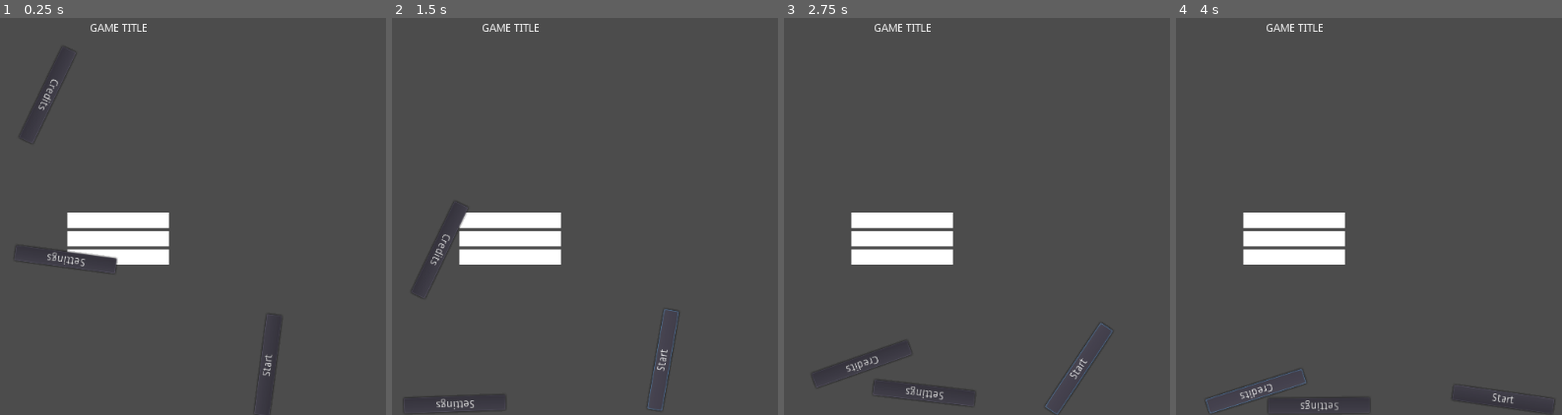
Above: before the commit, frames 1-4 (left to right).
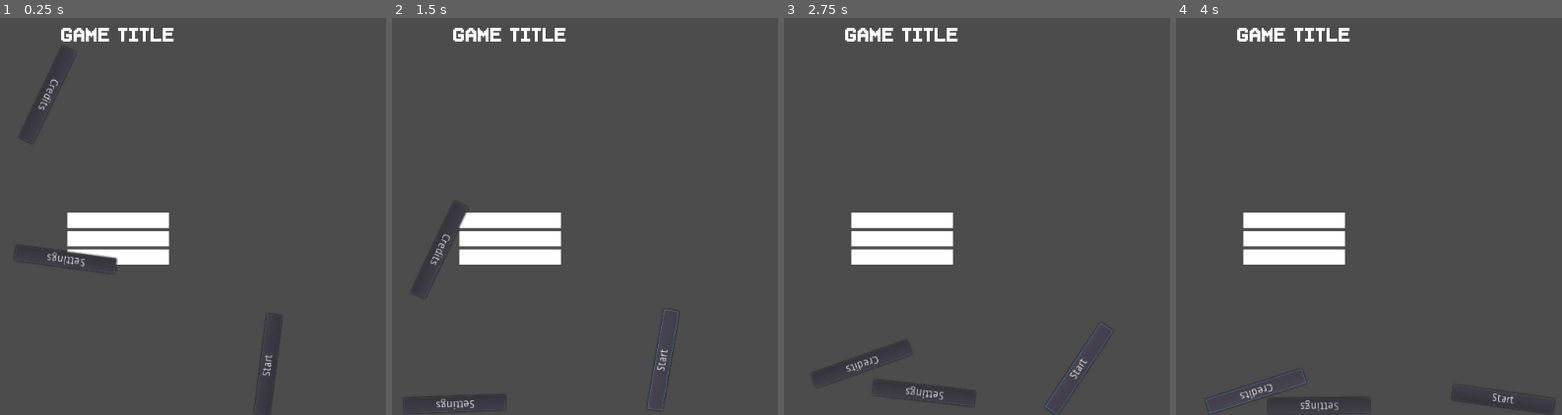
Above: after the commit, the same moments.

Repository: error-27/gmtk2023
Game: Godot game, scene res://scenes/StartScreen.tscn
The game is run twice, just before and just after one commit, with the same random seed, the same clock (stepped at 60 frames per second) and the same inputs.
Inputs:
- Up to frame 1 (0.25 s): no input
- Up to frame 2 (1.5 s): click "Start" at 0.5 s; click "Start" at 1.25 s
- Up to frame 3 (2.75 s): click "Start" at 2 s
- Up to frame 4 (4 s): click "Settings" at 2.75 s; click "Credits" at 3.5 s

The runs differ from the first frame. In frame 1, 0.7% of the frame differs, in the area x 15-46%, y 1-6%; in frame 2, 0.7%; in frame 3, 0.7%; in frame 4, 0.7%.

Commit message:
Superstar font

Diff:
--- a/assets/MenuTheme.tres
+++ b/assets/MenuTheme.tres
@@ -1,8 +1,15 @@
-[gd_resource type="Theme" load_steps=2 format=2]
+[gd_resource type="Theme" load_steps=4 format=2]
+
+[ext_resource path="res://assets/superstar_memesbruh03.ttf" type="DynamicFontData" id=1]
 
 [sub_resource type="DynamicFont" id=1]
 size = 32
+font_data = ExtResource( 1 )
+
+[sub_resource type="DynamicFont" id=2]
+font_data = ExtResource( 1 )
 
 [resource]
+default_font = SubResource( 2 )
 TitleLabel/base_type = "Label"
 TitleLabel/fonts/font = SubResource( 1 )
--- a/scenes/StartScreen.tscn
+++ b/scenes/StartScreen.tscn
@@ -36,7 +36,9 @@
 margin_top = 89.0
 margin_right = 37.5
 margin_bottom = 103.0
+grow_horizontal = 2
 theme = ExtResource( 1 )
+theme_type_variation = "TitleLabel"
 text = "GAME TITLE"
 
 [node name="ButtonHints" type="VBoxContainer" parent="."]
@@ -98,19 +100,19 @@
 
 [node name="StartButton" type="Button" parent="Buttons"]
 margin_right = 132.0
-margin_bottom = 20.0
+margin_bottom = 22.0
 text = "Start"
 
 [node name="CreditsButton" type="Button" parent="Buttons"]
-margin_top = 24.0
-margin_right = 132.0
-margin_bottom = 44.0
+margin_top = 26.0
+margin_right = 132.0
+margin_bottom = 48.0
 text = "Credits"
 
 [node name="SettingsButton" type="Button" parent="Buttons"]
-margin_top = 48.0
-margin_right = 132.0
-margin_bottom = 68.0
+margin_top = 52.0
+margin_right = 132.0
+margin_bottom = 74.0
 text = "Settings"
 
 [node name="FakeButtons" type="Node2D" parent="."]
--- a/scripts/ui/StartScreen.gd
+++ b/scripts/ui/StartScreen.gd
@@ -8,15 +8,16 @@
 
 	copyright_text += "Created by [url=https://github.com/ErrorInCode27][Error_27][/url] and [url=https://github.com/Wired-Weasel]Wired-Weasel[/url] for GMTK Game Jam 2023\n"
 	copyright_text += "Made using the [url=https://godotengine.org/license]Godot game engine[/url]\n"
+	copyright_text += "Using [url=https://www.dafont.com/superstar-2.font]Superstar font[/url]"
 
 	# Components and license names
 	var copyright_info = Engine.get_copyright_info()
-	copyright_text += "\nTHIRD-PARTY COMPONENTS\n"
+	copyright_text += "\n===THIRD-PARTY COMPONENTS===\n"
 	for part in copyright_info:
 		copyright_text += part["name"] + " - " + part["parts"][0]["license"] + "\n"
 
 	# Actual license text
-	copyright_text += "\nLICENSE TEXTS\n"
+	copyright_text += "\n===LICENSE TEXTS===\n"
 	var licenses = Engine.get_license_info()
 	for license in licenses:
 		copyright_text += "-----" + license + "-----\n" + licenses[license] + "\n\n"
Binary file added: assets/superstar_memesbruh03.ttf
